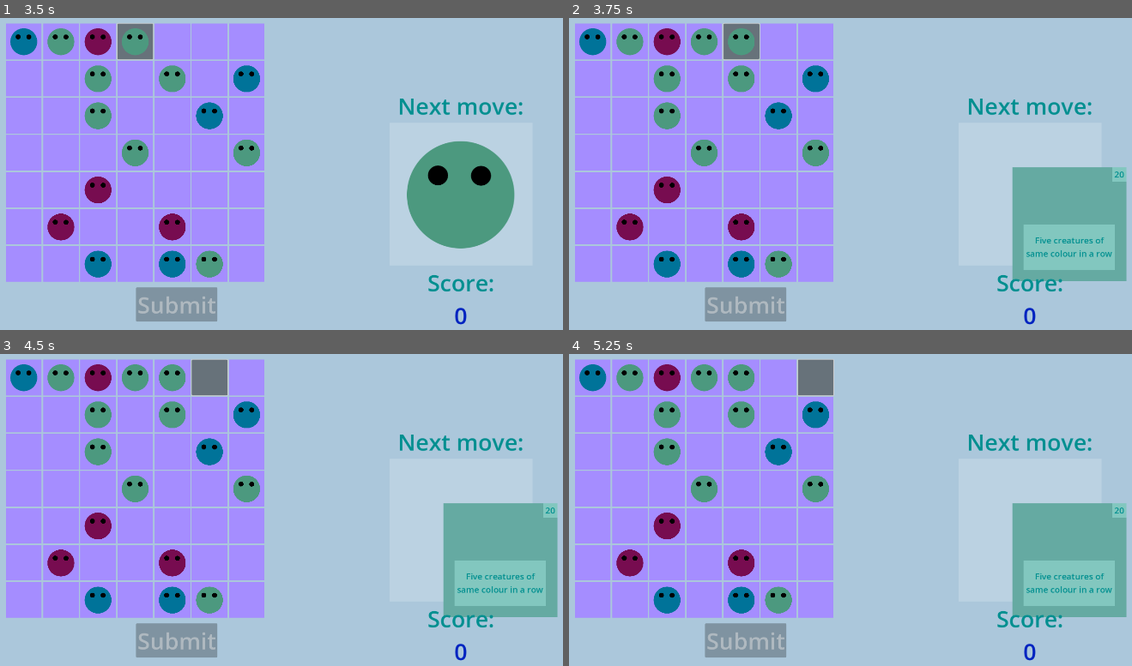
Above: before the commit, frames 1-4 (two rows, left to right).
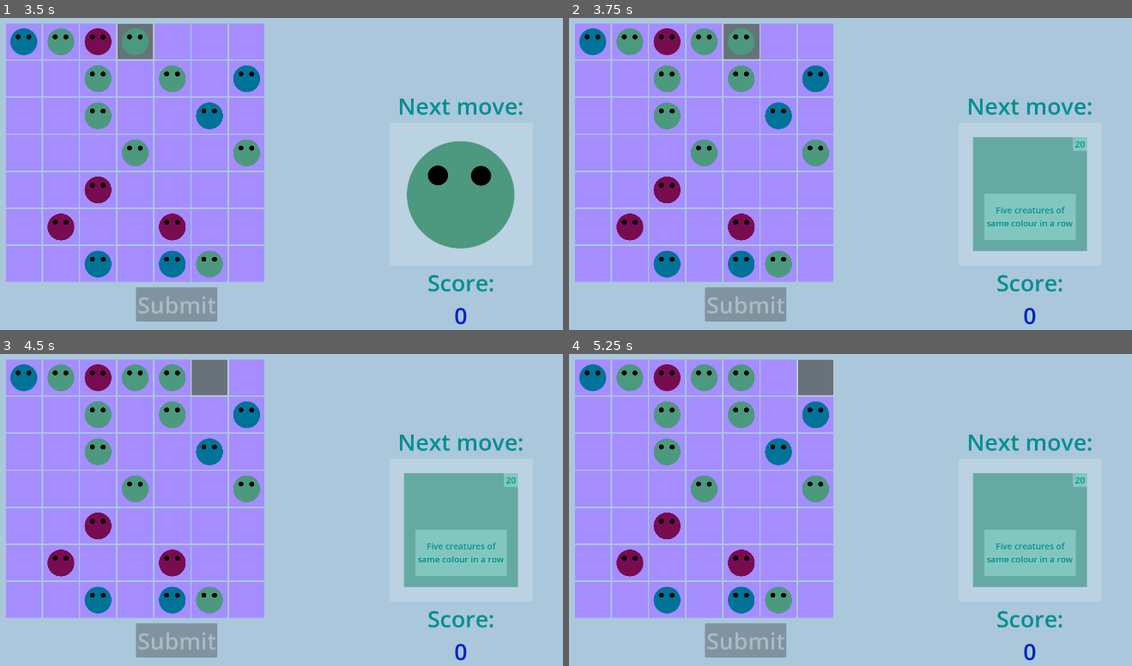
Above: after the commit, the same moments.

Repository: KaterynaKateryna/LudumDare56
Game: Godot game, scene res://scenes/game_screen.tscn
Same seed, same stepped clock (60 frames per second), same inputs: the game is played once before the commit and once after it.
Inputs (mouse positions are in pixels of both pictures, inside the frame that each line leads up to):
- Up to frame 1 (3.5 s): click (22, 42) at 0.5 s; click (61, 42) at 1.27 s; click (95, 42) at 2.02 s; click (135, 42) at 2.77 s
- Up to frame 2 (3.75 s): click (743, 42) at 3.52 s
- Up to frame 3 (4.5 s): click (208, 378) at 4.27 s
- Up to frame 4 (5.25 s): click (816, 378) at 5.02 s

Frame 1 is identical in both runs. In frame 2, 9.3% of the frame differs, in the area x 71-100%, y 38-85%; in frame 3, 9.3%; in frame 4, 9.3%.

Commit message:
fix card layout a bit

Diff:
--- a/src/scenes/card.tscn
+++ b/src/scenes/card.tscn
@@ -12,10 +12,8 @@
 anchor_top = 0.5
 anchor_right = 0.5
 anchor_bottom = 0.5
-offset_left = -50.0
-offset_top = -75.0
-offset_right = 50.0
-offset_bottom = 75.0
+offset_right = 100.0
+offset_bottom = 150.0
 grow_horizontal = 2
 grow_vertical = 2
 color = Color(0.398403, 0.667315, 0.635914, 1)
--- a/src/scenes/game_screen.gd
+++ b/src/scenes/game_screen.gd
@@ -143,7 +143,7 @@
 		next_move_placeholder.add_child(next_move.creature)
 	elif next_move.move_type == Enums.MOVE_TYPE.CARD:
 		next_move.card.size = next_move_placeholder.size * 0.8
-		next_move.card.position = placeholder_center
+		next_move.card.position = next_move_placeholder.size * 0.1
 		next_move_placeholder.add_child(next_move.card)
 		next_move.card.card_bgr.connect("gui_input", _on_card_gui_input.bind(next_move.card))
 
@@ -197,9 +197,9 @@
 	if event is InputEventMouseButton and !event.pressed: # pressed == false means the mouse button's state is released.
 		var card_in_hand = card_scene.instantiate()
 		card_in_hand.init(card.score, card.rule)
-		card_in_hand.size.y = cards_container.size.y
+		card_in_hand.size.y = cards_container.size.y * 0.9
 		card_in_hand.size.x = cards_container.size.y * 0.75
-		card_in_hand.position.y = cards_container.size.y / 2
+		card_in_hand.position.y = cards_container.size.y * 0.05
 
 		var control = Control.new()
 		control.size_flags_horizontal = Control.SIZE_EXPAND_FILL
